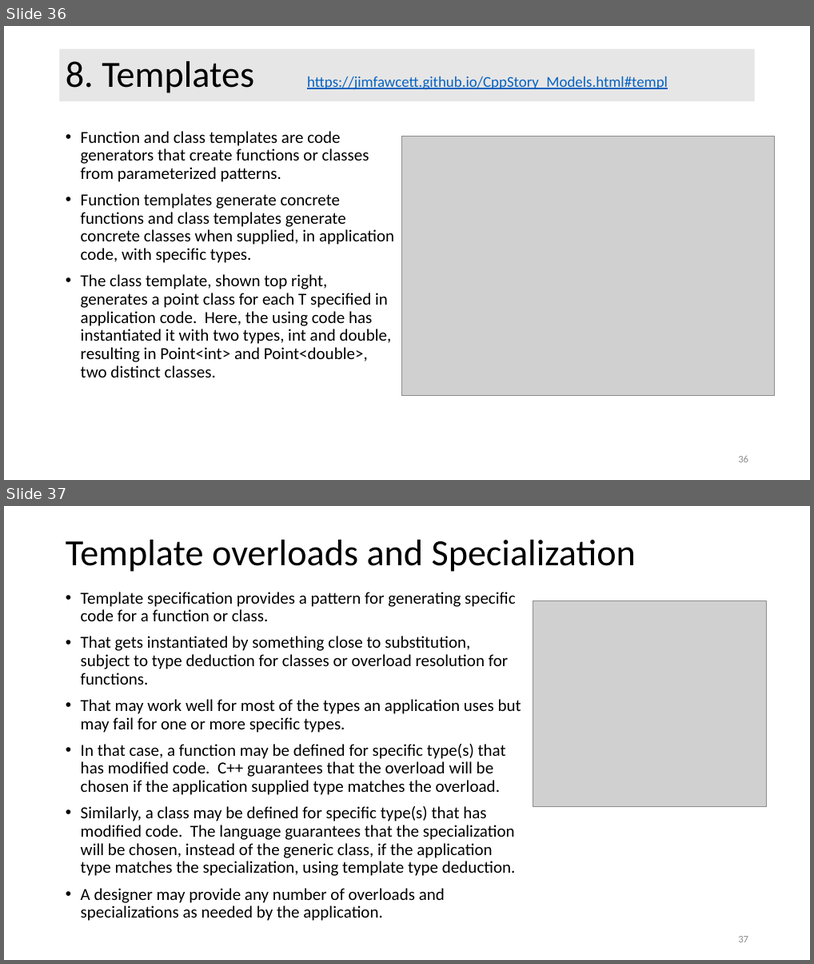
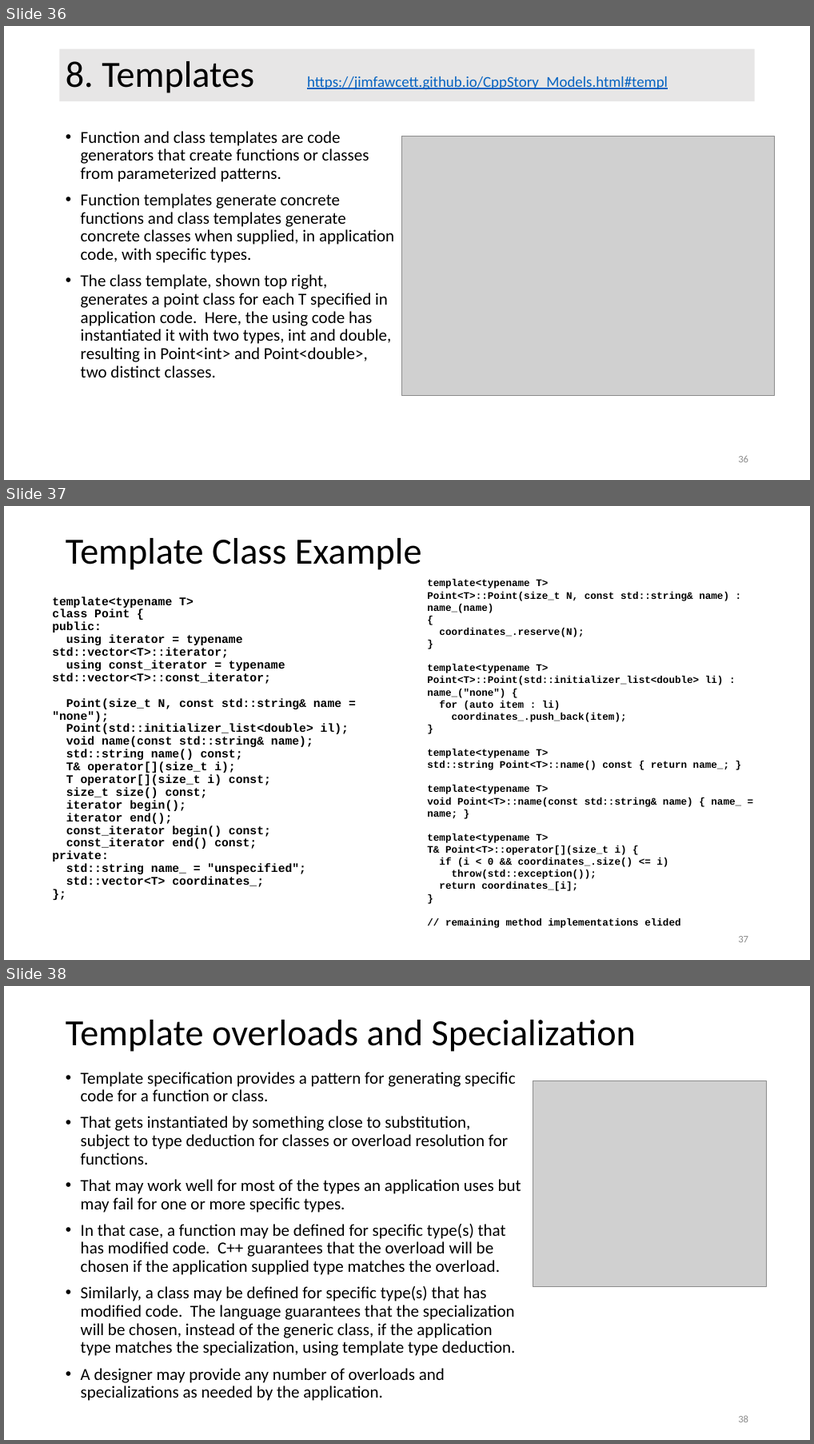
Before and after one commit to JimFawcett/JimFawcett.github.io, a slide deck: Resources/CppModels.pptx. Shown one above the other, each under a label of ours: slides 36 and 37 before the commit, slides 36, 37 and 38 after it. The pictures are 814x964 and 814x1444 pixels, drawn with LibreOffice and Linux fonts; fonts in the diff are those of the drawing; grey boxes stand for pictures. Boxes give left, top, right and bottom in pixels: in the first picture for what was removed or moved away, otherwise in the second. Text is boxed around its words. In the diff, an @@ line names an element or a change of style, - is before the commit and + after.

Commit message:
added template point class example

```diff
--- a/Resources/CppModels.pptx
+++ b/Resources/CppModels.pptx
@@ slide 37 added at [4,506,810,960], background #FFFFFF @@
@@ title added at [66,538,422,570], 44 pt, text #000000 @@
+Template Class Example
@@ text added at [52,596,349,887], 14 pt, text #000000, bold @@
+template<typename T>
+class Point {
+public:
+using iterator = typename std::vector<T>::iterator;
+using const_iterator = typename std::vector<T>::const_iterator;
+Point(size_t N, const std::string& name = "none");
+Point(std::initializer_list<double> il);
+void name(const std::string& name);
+std::string name() const;
+T& operator[](size_t i);
+T operator[](size_t i) const;
+size_t size() const;
+iterator begin();
+iterator end();
+const_iterator begin() const;
+const_iterator end() const;
+private:
+std::string name_ = "unspecified";
+std::vector<T> coordinates_;
+};
@@ text added at [427,579,742,928], 12 pt, text #000000, bold @@
+template<typename T>
+Point<T>::Point(size_t N, const std::string& name) : name_(name)
+{
+coordinates_.reserve(N);
+}
+template<typename T>
+Point<T>::Point(std::initializer_list<double> li) : name_("none") {
+for (auto item : li)
+coordinates_.push_back(item);
+}
+template<typename T>
+std::string Point<T>::name() const { return name_; }
+template<typename T>
+void Point<T>::name(const std::string& name) { name_ = name; }
+template<typename T>
+T& Point<T>::operator[](size_t i) {
+if (i < 0 && coordinates_.size() <= i)
+throw(std::exception());
+return coordinates_[i];
+}
+// remaining method implementations elided
@@ page number added at [738,936,749,942], 12 pt, text #8C8C8C @@
+37
@@ what was slide 37 is now slide 38 @@
@@ page number at [738,1415,749,1422]: text changed @@
-37
+38
```
Also in this commit, not shown: 2 slides changed, 1 other file.
